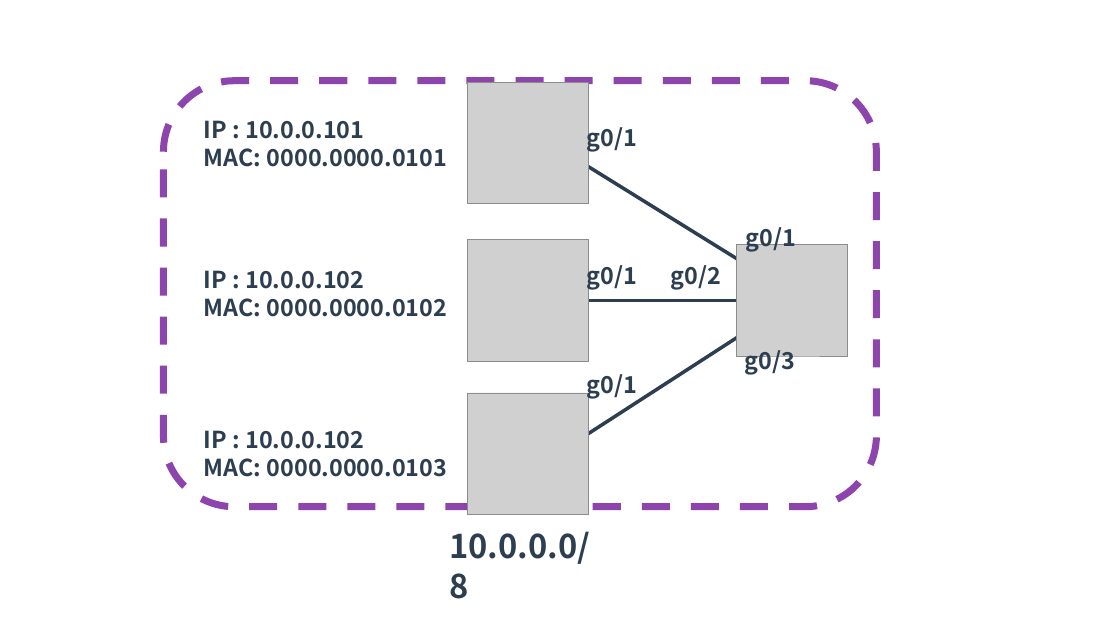
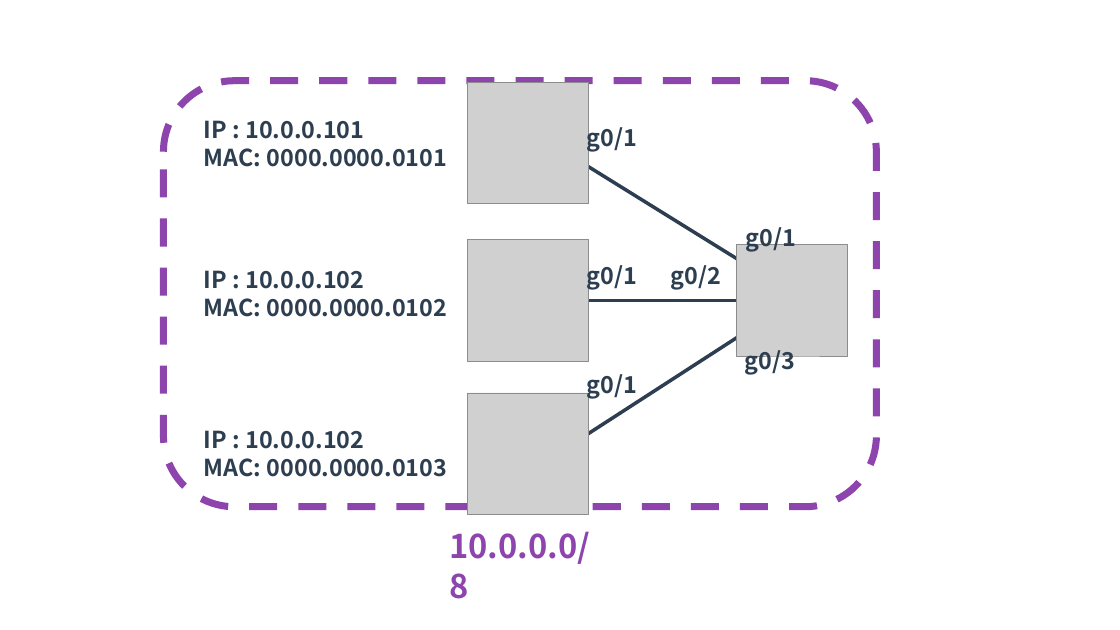
Before and after one commit to yuichi110/www.yuichi.com-network, a slide deck: slide 4 of slides/0025.pptx (slide 2 before the commit). Drawn at 1120x630 pixels with LibreOffice and Linux fonts; fonts in the diff are those of the drawing; grey boxes stand for pictures. Boxes give left, top, right and bottom in pixels: in the first picture for what was removed or moved away, otherwise in the second. Text is boxed around its words. In the diff, an @@ line names an element or a change of style, - is before the commit and + after.

```diff
--- a/slides/0025.pptx
+++ b/slides/0025.pptx
@@ text "10.0.0.0/8" at <box>449,531,590,599</box>: text colour #2C3E50 to #8E44AD @@
```
Also in this commit, not shown: 1 other slide changed, 4 slides added, 3 other files.
